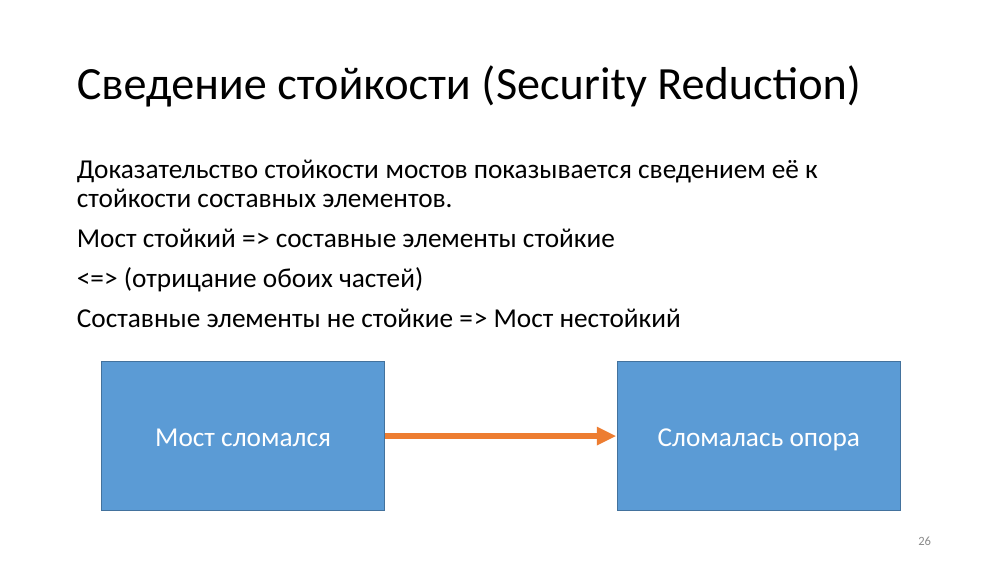
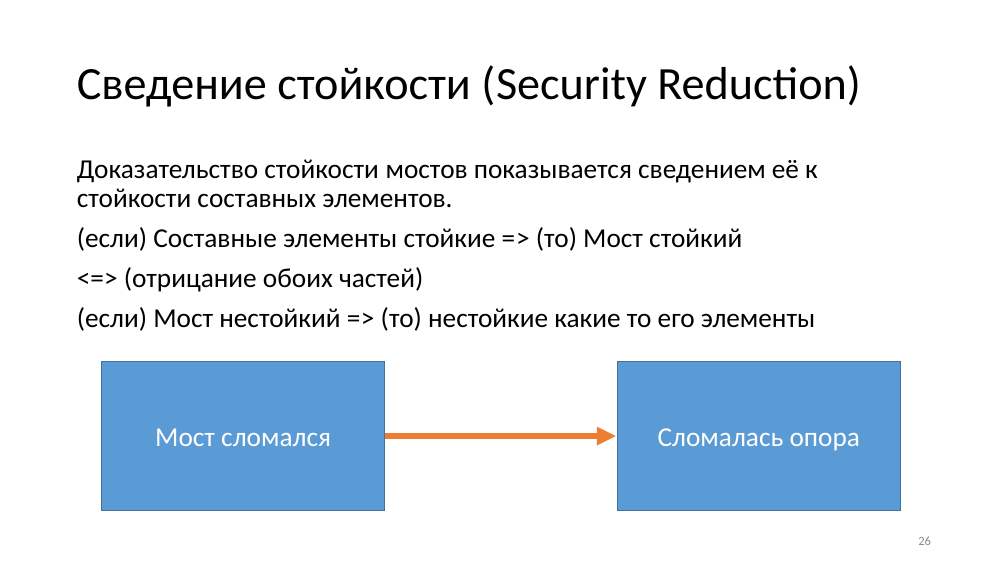
Before and after one commit to CryptoCourse/CryptoLectures, a slide deck: slide 26 of Lectures/Lecture1.pptx. Drawn at 1008x567 pixels with LibreOffice and Linux fonts; fonts in the diff are those of the drawing. Boxes give left, top, right and bottom in pixels: in the first picture for what was removed or moved away, otherwise in the second. Text is boxed around its words. In the diff, an @@ line names an element or a change of style, - is before the commit and + after.

```diff
--- a/Lectures/Lecture1.pptx
+++ b/Lectures/Lecture1.pptx
@@ text at [77, 227, 742, 251]: text changed @@
-Мост стойкий => составные элементы стойкие
+(если) Составные элементы стойкие => (то) Мост стойкий
@@ text at [77, 307, 815, 331]: text changed @@
-Составные элементы не стойкие => Мост нестойкий
+(если) Мост нестойкий => (то) нестойкие какие то его элементы
```
Also in this commit, not shown: 2 other slides changed, 1 other file.
